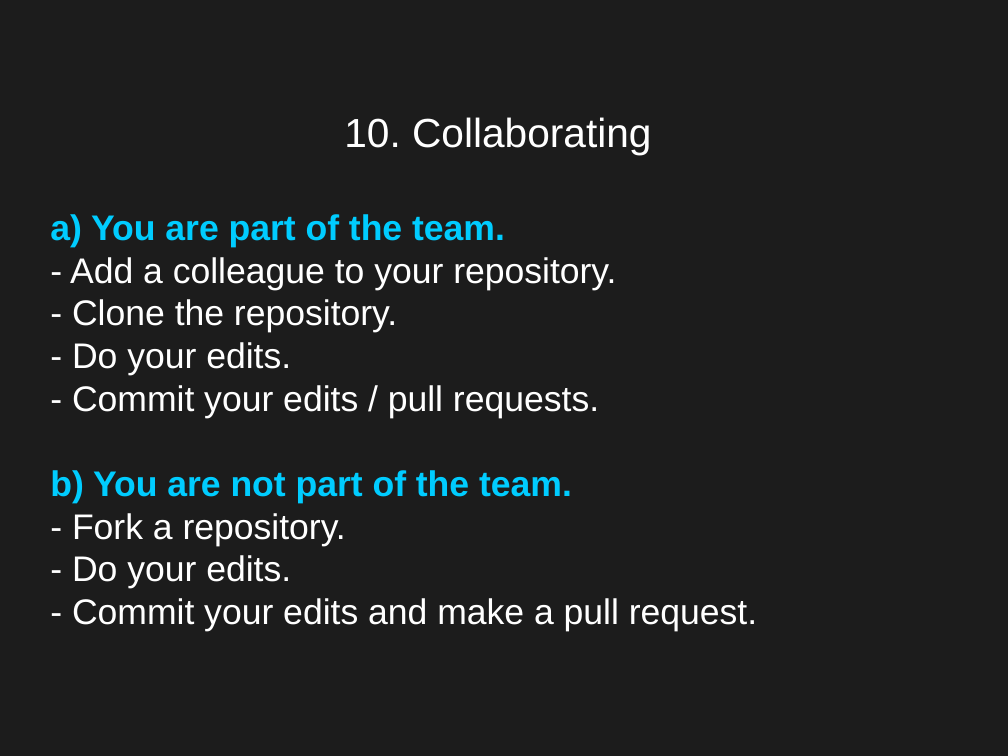
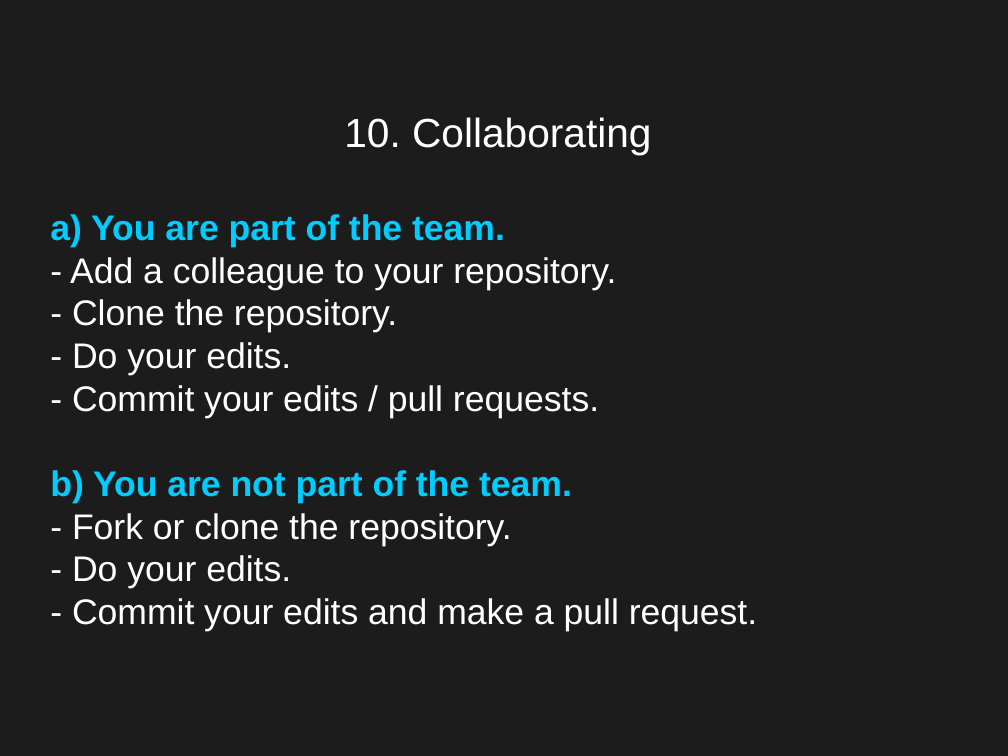
Before and after one commit to jngaravitoc/github_hands_on, a slide deck: slide 21 of git.odp. Drawn at 1008x756 pixels with LibreOffice and Linux fonts; fonts in the diff are those of the drawing. Boxes give left, top, right and bottom in pixels: in the first picture for what was removed or moved away, otherwise in the second. Text is boxed around its words. In the diff, an @@ line names an element or a change of style, - is before the commit and + after.

```diff
--- a/git.odp
+++ b/git.odp
@@ subtitle at bbox=[72, 513, 511, 546]: text changed @@
-- Fork a repository.
+- Fork or clone the repository.
```
Also in this commit, not shown: 11 other slides changed, 1 slide added, 1 slide removed, 1 other file.
